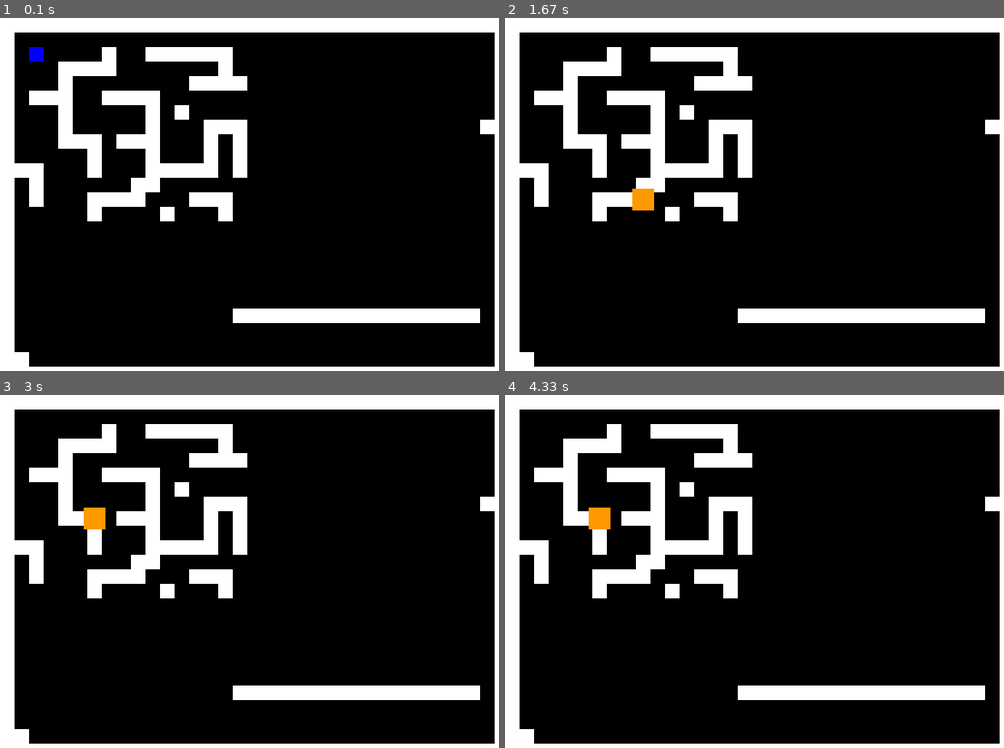
Above: before the commit, frames 1-4 (two rows, left to right).
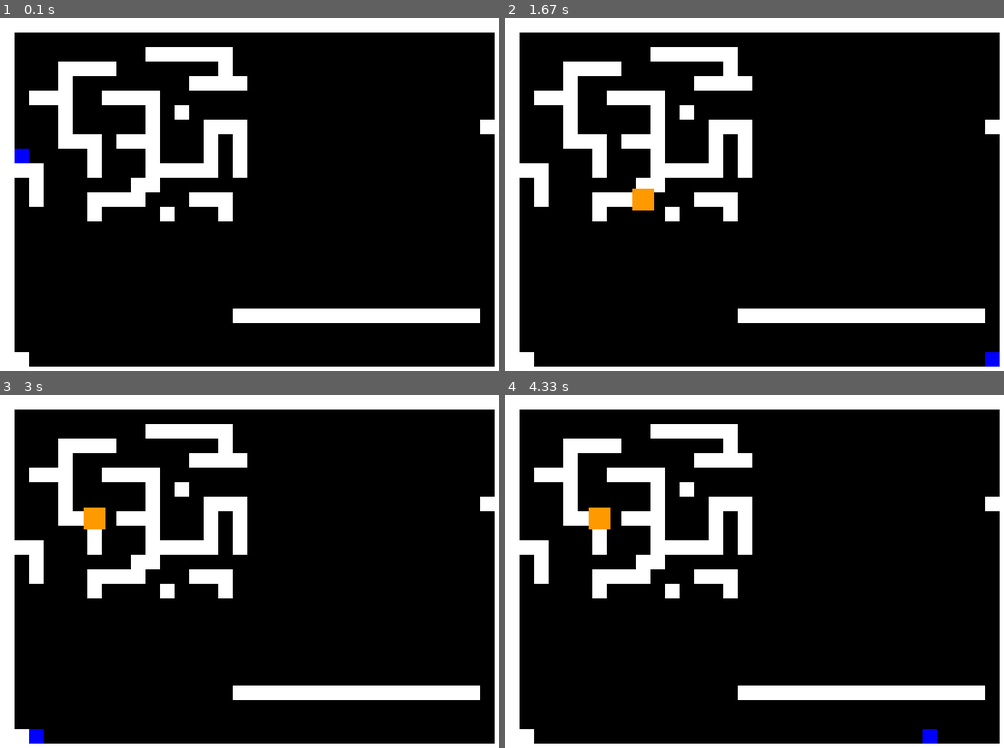
Above: after the commit, the same moments.

Repository: srli/Pygame
Game: pygame game, started from add_duck.py
The game is run twice, just before and just after one commit, with the same random seed, the same clock (stepped at 60 frames per second) and the same inputs. The source is Python 2; it was converted automatically to run under Python 3.
Inputs (mouse positions are in pixels of both pictures, inside the frame that each line leads up to):
- Up to frame 1 (0.1 s): no input
- Up to frame 2 (1.67 s): click (509, 25) at 0.38 s; hold Right 0.67-1.13 s; hold Up 1.17-1.47 s; click (639, 201) at 1.55 s
- Up to frame 3 (3 s): click (99, 522) at 1.88 s; hold Left from 2.67 s (still down)
- Up to frame 4 (4.33 s): release Left at 3.2 s; hold Right from 4.07 s (still down)

The runs differ from the first frame. In frame 1, 0.4% of the frame differs, in the area x 2-24%, y 8-42%; in frame 2, 0.2%; in frame 3, 0.2%; in frame 4, 0.2%.

Commit message:
freaking levels

Diff:
--- a/add_duck.py
+++ b/add_duck.py
@@ -7,12 +7,7 @@
 
 import pygame, random, math, time
 from pygame.locals import *
-
-class Wall(object):
-    """Build walls out of the level map"""
-    def __init__(self, pos):
-        walls.append(self)
-        self.rect = pygame.Rect(pos[0], pos[1], 20, 20)
+from world import *
 
 class Portal(object):
     """This is a portal"""
@@ -27,65 +22,44 @@
         print "updating portal"
 
 
-def hold_levels():
-    """Normal function that holds our levels as lists. Any other way is too hard"""
-    level = [[
-        "WWWWWWWWWWWWWWWWWWWWWWWWWWWWWWWWWWW",
-        "W                                 W",
-        "W      W  WWWWWW                  W",
-        "W   WWWW       W                  W",
-        "W   W        WWWW                 W",
-        "W WWW  WWWW                       W",
-        "W   W     W W                     W",
-        "W   W     W   WWW                WW",
-        "W   WWW WWW   W W                 W",
-        "W     W   W   W W                 W",
-        "WWW   W   WWWWW W                 W",
-        "W W      WW                       W",
-        "W W   WWWW   WWW                  W",
-        "W     W    W   W                  W",
-        "W                                 W",
-        "W                                 W",
-        "W                                 W",
-        "W                                 W",
-        "W                                 W",
-        "W                                 W",
-        "W               WWWWWWWWWWWWWWWWW W",
-        "W                                 W",
-        "W                                 W",
-        "WW                                W",
-        "WWWWWWWWWWWWWWWWWWWWWWWWWWWWWWWWWWW",
-                              ]]
-    print level
-    return level
-
-def change_to_list(num):
-    """Changes level map into rectangles pygame can use to build world"""
-    level = hold_levels()
-    for platform in level[num]:
-        x = y = 0
-        for row in level[num]:
-            for col in row:
-                if col == "W":
-                    Wall((x, y))
-#                    if col == "E":
-#                        end_rect = pygame.Rect(x, y, 16, 16)
-                x += 20
-            y += 20
-            x = 0
-    return walls
-
-
 class Portal_Platformer_Model:
-    """ Encodes the game state """
     def __init__(self):
-        self.level1 = change_to_list(0)
+        self.player = Duck(20,20)
         self.portal_orange = 'null'
         self.portal_blue = 'null'
-        self.duck = Duck(40,40)
+        self.level = 1
+        self.walls = Walls(self.level)
+
+    def moveX(self, dx):
+        self.player.rect.x += dx
+
+        for wall in self.walls.walls:
+            if self.player.rect.colliderect(wall):
+                if dx > 0:
+                    self.player.rect.right = wall.left
+                if dx < 0:
+                    self.player.rect.left = wall.right
+
+    def moveY(self):
+        self.player.vy += self.player.ay
+        if self.player.vy >= 5.0:
+            self.player.vy = 5.0
+        if self.player.vy <= -5.0:
+            self.player.vy = -5.0
+
+        self.player.rect.y += self.player.vy
+
+        for wall in self.walls.walls:
+            if self.player.rect.colliderect(wall):
+                if self.player.vy > 0:
+                    self.player.rect.bottom = wall.top
+                    self.player.canJump = True
+                if self.player.vy < 0:
+                    self.player.rect.top = wall.bottom
+
 
     def update(self):
-        self.duck.update()
+        self.moveY()
 
         if self.portal_blue != 'null' and self.portal_orange != 'null':
 
@@ -99,27 +73,27 @@
 #                if self.duck.vy < 0: # Moving up; Hit the bottom side of the wall
 #                    self.duck.rect.top = self.portal_blue.rectp.x
 
-            if self.duck.rect.colliderect(self.portal_orange.rectp):
+            if self.player.rect.colliderect(self.portal_orange.rectp):
 #                self.duck.vx = 0.0
 #                self.duck.vy = 0.0
                 print "Collision detected!"
                 print "I'm still repeating"
                 xp = self.portal_blue.rectp.x
                 yp = self.portal_blue.rectp.y
-                self.duck.rect.x = xp + 60
-                self.duck.rect.y = yp + 60
+                self.player.rect.x = xp + 60
+                self.player.rect.y = yp + 60
 #                self.duck.rect.move_ip(self.duck.rect.x+xp, self.duck.rect.y+yp)
                 return
 
-            if self.duck.rect.colliderect(self.portal_blue.rectp):
+            if self.player.rect.colliderect(self.portal_blue.rectp):
 #                self.duck.vx = 0.0
 #                self.duck.vy = 0.0
                 print "Collision detected!"
                 print "I'm still repeating!"
                 xp = self.portal_orange.rectp.x
                 yp = self.portal_orange.rectp.y
-                self.duck.rect.x = xp + 60
-                self.duck.rect.y = yp + 60
+                self.player.rect.x = xp + 60
+                self.player.rect.y = yp + 60
 #                self.duck.rect.move_ip(xp,yp)
 #                self.duck.rect.move_ip(self.duck.rect.x-xp, self.duck.rect.y-yp)
                 return
@@ -132,34 +106,50 @@
     def portal_update_blue(self,portalclick):
         self.portal_blue = Portal(portalclick)
 
-
 class Duck:
     """Code for our moving duck"""
     def __init__(self,x,y):
         self.rect = pygame.Rect(x,y,20,20)
-        self.color = (155,230,249)
-        self.x = x
-        self.y = y
+        self.canJump = False
         self.vy = 0.0
-        self.vx = 0.0
-        self.friction = 0.1
-        self.gravity = 0.1
-
-    def update(self):
-        self.x += self.vx
-        self.y += self.vy
-        self.rect = pygame.Rect(self.x,self.y,20,20)
-
-
-
-class Platform:
+        self.ay = 0.15
+
+    def move(self):
+        self.vy += self.ay
+        if self.vy >= 2.0:
+            self.vy = 2.0
+        elif self.vy <= -2.0:
+            self.vy = -2.0
+
+        if self.moveUp or self.moveDown:
+            self.rect.y += self.vy
+        if self.moveLeft or self.moveRight:
+            self.rect.x += self.vx
+
+class Walls:
     """ Encodes the state of a singular rectangular platform in the game """
-    def __init__(self,color,height,width,x,y):
-        self.color = color
-        self.height = height
-        self.width = width
-        self.x = x
-        self.y = y
+    def __init__(self, level):
+        self.level = level
+        self.world = []
+
+        if self.level == 1:
+            self.world = world1
+        elif self.level == 2:
+            self.world = world2
+        elif self.level == 3:
+            self.world = world3
+
+        self.walls = self.generateWalls()
+
+    def generateWalls(self):
+        listofwalls= []
+
+        for i in range(len(self.world)):
+            for j in range(len(self.world[0])):
+                if self.world[i][j] == "W":
+                    listofwalls.append(pygame.Rect(j*20, i*20, 20, 20))
+
+        return listofwalls
 
 class PyGameWindowView:
     """ Draws our game in a Pygame window """
@@ -169,9 +159,10 @@
 
     def draw(self):
         self.screen.fill(pygame.Color(0,0,0))
-        pygame.draw.rect(self.screen, pygame.Color(0, 0, 255), self.model.duck.rect)
-        for wall in walls:
-            pygame.draw.rect(screen, pygame.Color(255, 255, 255), wall.rect)
+        pygame.draw.rect(self.screen, pygame.Color(0, 0, 255), self.model.player.rect)
+        for wall in self.model.walls.walls:
+            pygame.draw.rect(self.screen, pygame.Color(255, 255, 255), wall)
+
         if self.model.portal_orange != 'null':
             pygame.draw.rect(self.screen, pygame.Color(255,153,0),self.model.portal_orange.rectp)
         if self.model.portal_blue != 'null':
@@ -185,23 +176,21 @@
     def __init__(self, model):
         self.model = model
 
-    def handle_pygame_key(self, event):
-        if event.type != KEYDOWN:
-            return
-        if event.key == pygame.K_LEFT:
-            self.model.duck.vx += -0.5
-        if event.key == pygame.K_RIGHT:
-            self.model.duck.vx += 0.5
-        if event.key == pygame.K_UP:
-            self.model.duck.vy += -0.5
-        if event.key == pygame.K_DOWN:
-            self.model.duck.vy += 0.5
+    def handle_pygame_key(self):
+        keypressed = pygame.key.get_pressed()
+        if keypressed[pygame.K_LEFT]:
+            self.model.moveX(-2)
+        if keypressed[pygame.K_RIGHT]:
+            self.model.moveX(2)
+        if keypressed[pygame.K_UP] and self.model.player.canJump:
+            self.model.player.vy = -5.0
+            self.model.player.canJump = False
 
     def handle_pygame_mouse(self, event):
         x, y = event.pos
-        for wall in walls:
-            if wall.rect.collidepoint(event.pos):
-                portalclick = pygame.Rect.copy(wall.rect)
+        for wall in self.model.walls.walls:
+            if wall.collidepoint(event.pos):
+                portalclick = pygame.Rect.copy(wall)
                 print portalclick
                 print "there's collision"
                 if event.button == 1:
@@ -228,11 +217,9 @@
         for event in pygame.event.get():
             if event.type == QUIT:
                 running = False
-            if event.type == KEYDOWN:
-                controller.handle_pygame_key(event)
             if event.type == MOUSEBUTTONDOWN:
                 controller.handle_pygame_mouse(event)
-
+        controller.handle_pygame_key()
         model.update()
         view.draw()
         time.sleep(0.001)
--- a/portal_physics.py
+++ b/portal_physics.py
@@ -52,7 +52,7 @@
         self.rect = pygame.Rect(x,y,20,20)
         self.canJump = False
         self.vy = 0.0
-        self.ay = 0.15
+        self.ay = 0.1
 
     def move(self):
         self.vy += self.ay
